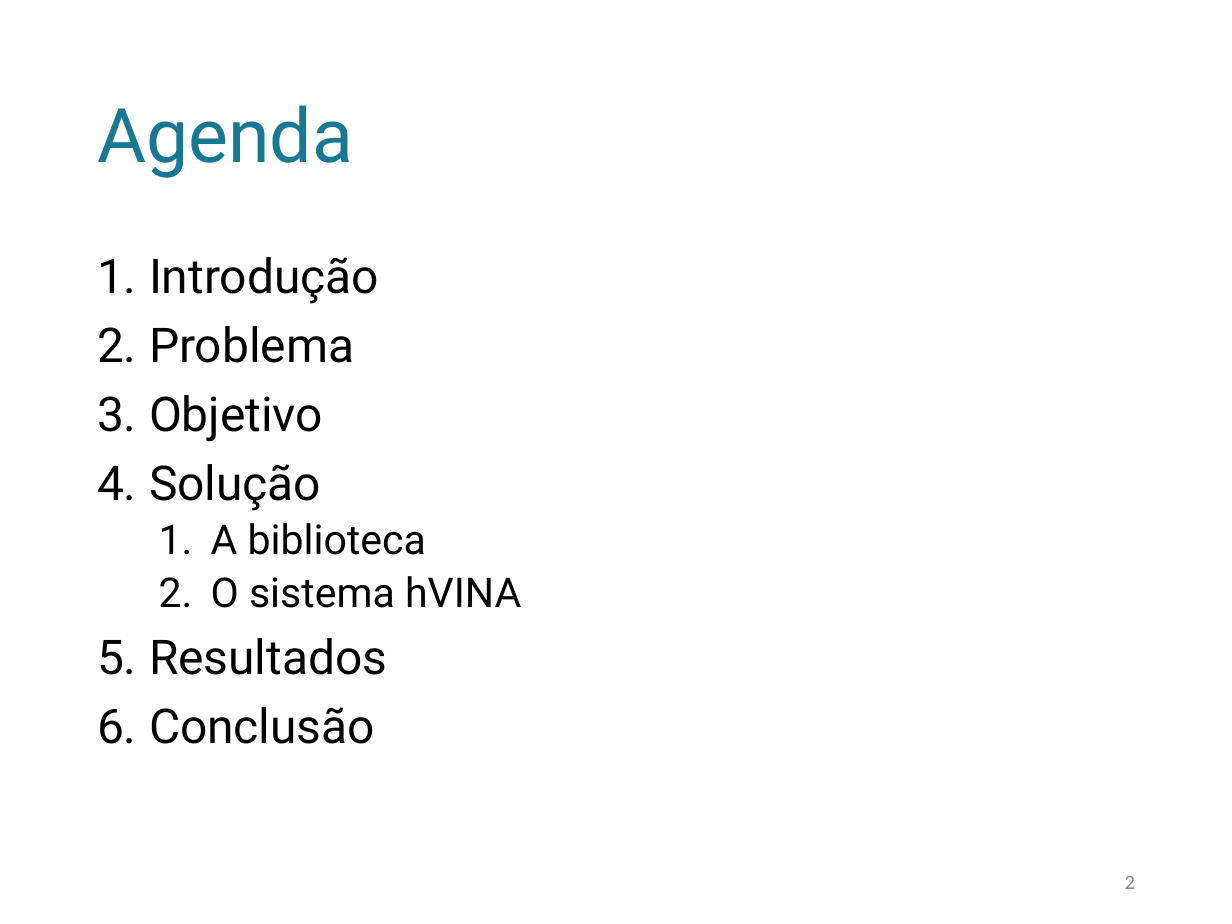
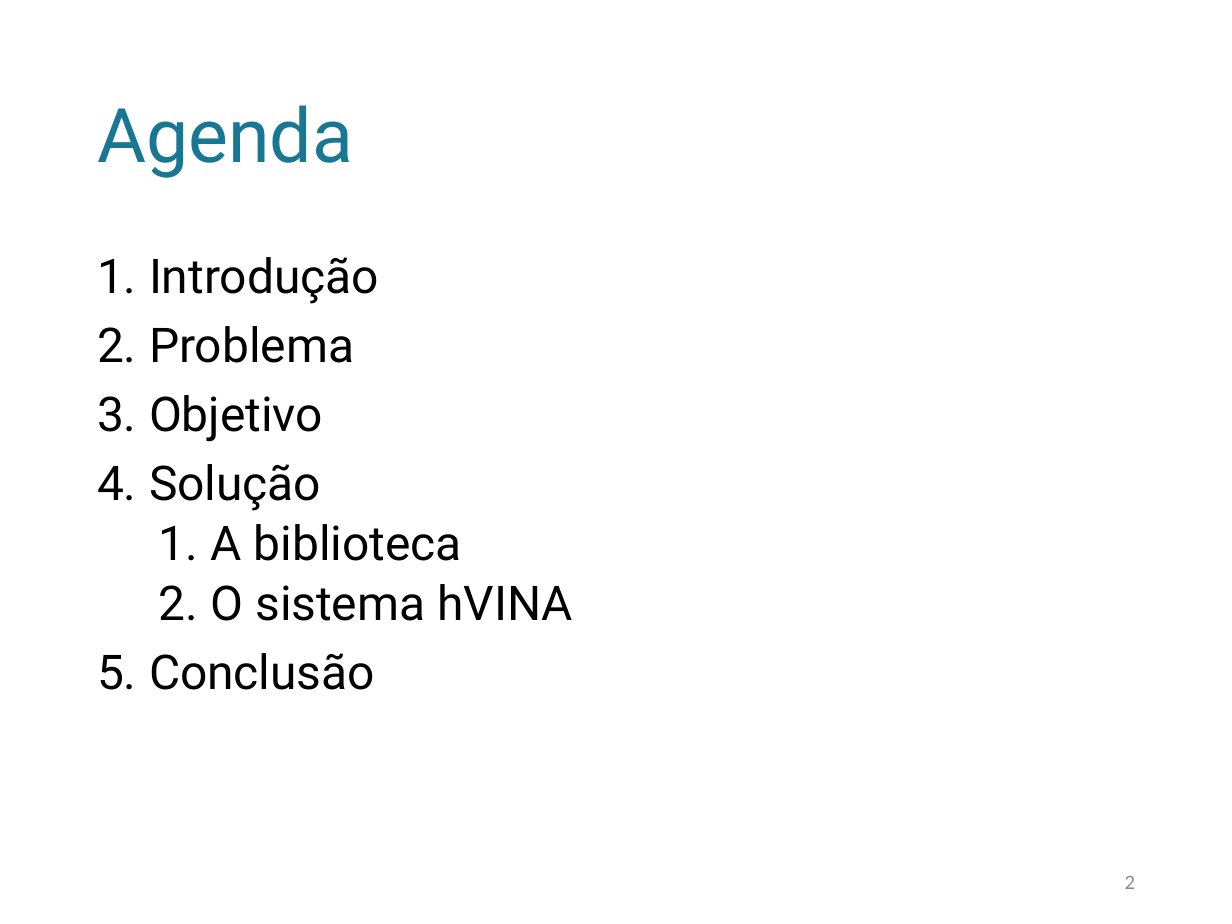
Before and after one commit to tomferreira/mac499, a slide deck: slide 2 of apresentacao/Apresentacao.pptx. Drawn at 1232x924 pixels with LibreOffice and Linux fonts; fonts in the diff are those of the drawing. Boxes give left, top, right and bottom in pixels: in the first picture for what was removed or moved away, otherwise in the second. Text is boxed around its words. In the diff, an @@ line names an element or a change of style, - is before the commit and + after.

```diff
--- a/apresentacao/Apresentacao.pptx
+++ b/apresentacao/Apresentacao.pptx
@@ text at bbox=[211, 524, 573, 621]: size 24 to 28 pt in "A biblioteca", "O sistema hVINA" @@
@@ text at bbox=[149, 638, 387, 675]: paragraph removed @@
-5. Resultados
```
Also in this commit, not shown: 9 other slides changed, 16 slides added, 1 slide removed.
